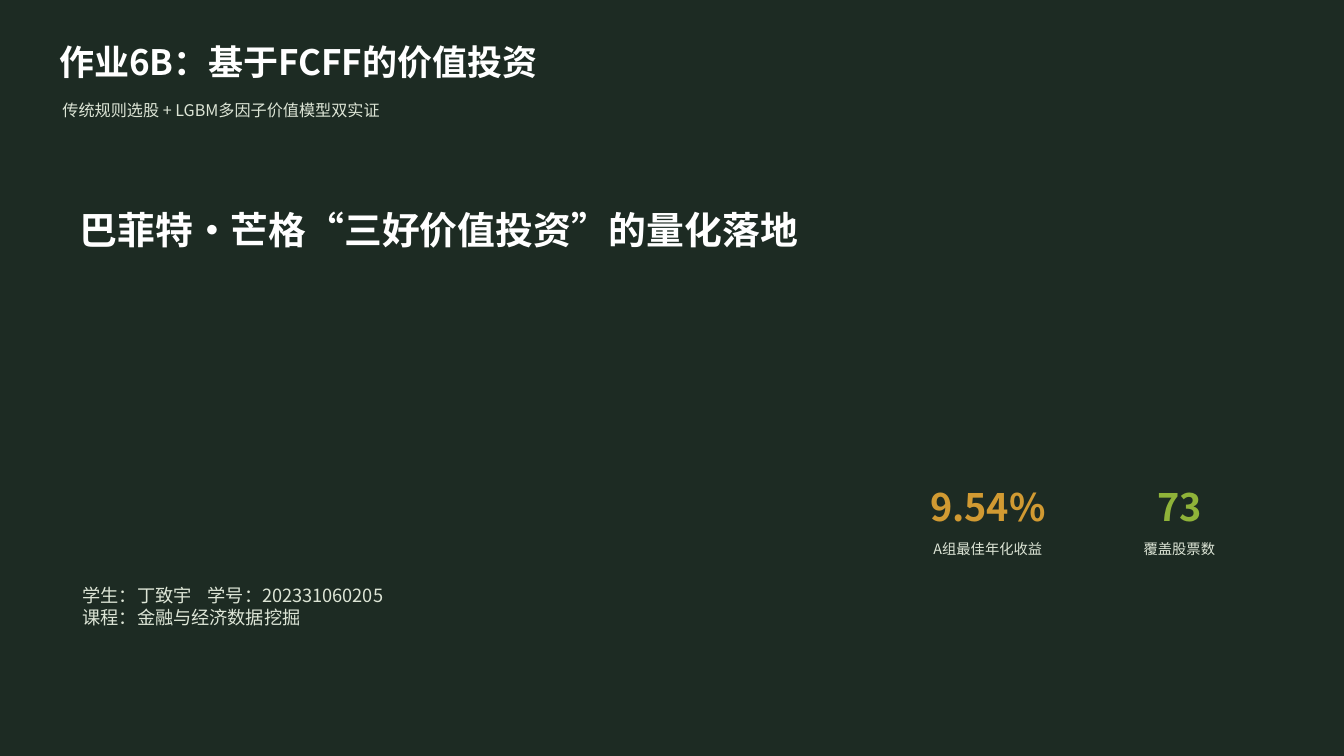
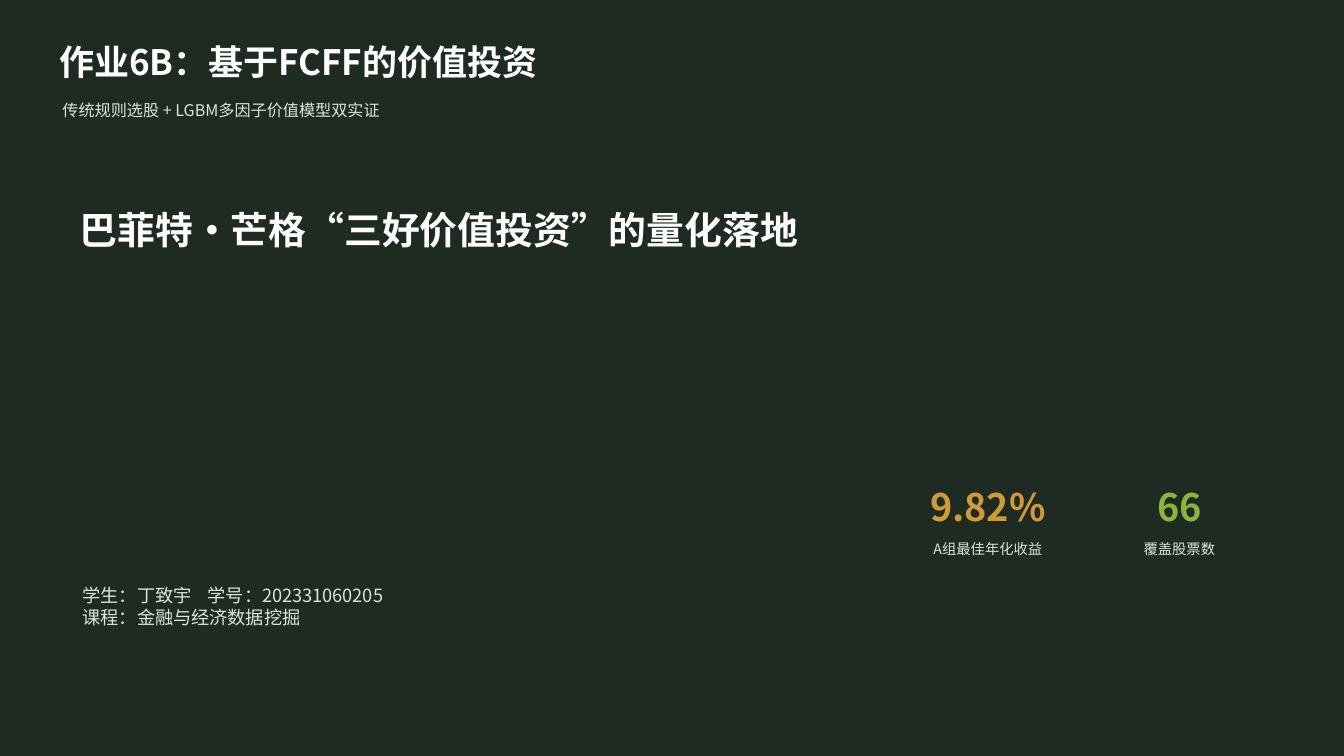
Before and after one commit to NeverGpDzy/financial-economic-data-mining, a slide deck: slide 1 of outputs/homework6/202331060205_丁致宇_作业6.pptx. Drawn at 1344x756 pixels with LibreOffice and Linux fonts; fonts in the diff are those of the drawing. Boxes give left, top, right and bottom in pixels: in the first picture for what was removed or moved away, otherwise in the second. Text is boxed around its words. In the diff, an @@ line names an element or a change of style, - is before the commit and + after.

```diff
--- a/outputs/homework6/202331060205_丁致宇_作业6.pptx
+++ b/outputs/homework6/202331060205_丁致宇_作业6.pptx
@@ text at bbox=[930, 492, 1046, 522]: text changed @@
-9.54%
+9.82%
@@ text at bbox=[1157, 492, 1202, 522]: text changed @@
-73
+66
```
Also in this commit, not shown: 4 other slides changed, 35 other files.
